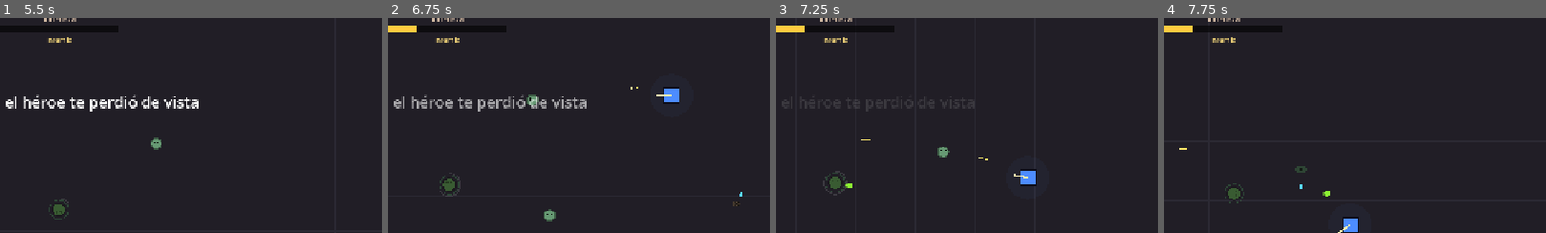
Above: before the commit, frames 1-4 (left to right).
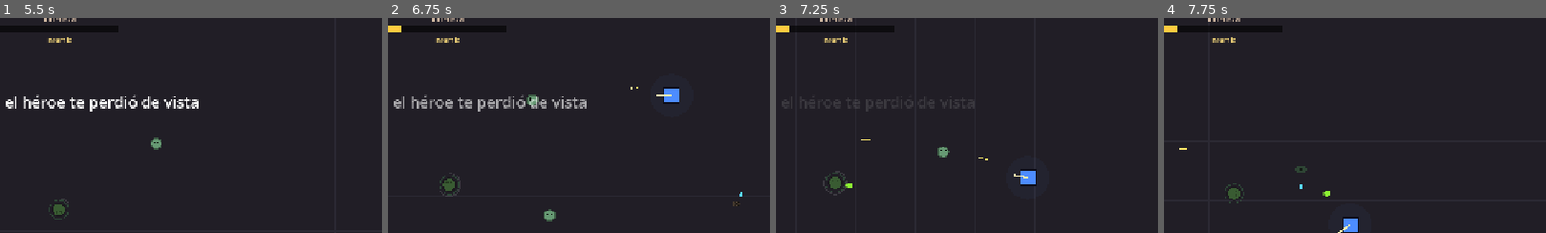
Above: after the commit, the same moments.

Repository: FedeOsorio/survive-the-hero
Game: Godot game, scene res://scenes/main.tscn
Same seed, same stepped clock (60 frames per second), same inputs: the game is played once before the commit and once after it.
Inputs (mouse positions are % of the whole screen's width and height, from its top left):
- Up to frame 1 (5.5 s): tap Enter at 0.5 s; move the mouse to (72, 45) at 0.52 s; hold D (move_right) 0.53-1.28 s; tap Space (dash) at 0.6 s; click (72, 45) at 0.67 s; move the mouse to (30, 55) at 1.27 s; hold S (move_down) 1.28-2.03 s; tap E (evolve) at 1.35 s; move the mouse to (60, 28) at 2.02 s; hold D (move_right) 2.03-2.78 s; tap 1 (pick_1) at 2.1 s; move the mouse to (45, 70) at 2.77 s; hold W (move_up) 2.78-3.53 s; tap 2 (pick_2) at 2.85 s; click (45, 70) at 2.92 s; move the mouse to (80, 65) at 3.52 s; hold A (move_left) 3.53-5.03 s; tap 3 (pick_3) at 3.6 s; move the mouse to (20, 35) at 4.27 s; tap Q (stealth) at 4.35 s; move the mouse to (55, 50) at 5.02 s; hold S (move_down) from 5.03 s (still down); tap Shift at 5.1 s; click (55, 50) at 5.17 s
- Up to frame 2 (6.75 s): move the mouse to (35, 25) at 5.77 s; release S (move_down) at 5.78 s; hold D (move_right) 5.78-6.53 s; tap L at 5.85 s; move the mouse to (72, 45) at 6.52 s; hold W (move_up) from 6.53 s (still down); tap Space (dash) at 6.6 s
- Up to frame 3 (7.25 s): keep holding W (move_up)
- Up to frame 4 (7.75 s): move the mouse to (30, 55) at 7.27 s; release W (move_up) at 7.28 s; hold D (move_right) from 7.28 s (still down); tap E (evolve) at 7.35 s; click (30, 55) at 7.42 s
The pictures show only the part of the screen within x 42-92%, y 9-59%; the shares and areas given below are measured in that part.

Frame 1 is identical in both runs. In frame 2, 0.1% of the frame differs, in the area x 3-8%, y 3-7%; in frame 3, 0.1%; in frame 4, 0.1%.

Commit message:
Infamia por civil vuelve a 6

Diff:
--- a/scripts/balance.gd
+++ b/scripts/balance.gd
@@ -353,7 +353,7 @@
 # Infamia: sube cuando el héroe no puede con vos. Al llenarse llega un Paladín.
 const INFAMY_NAME := "Infamia" # nombre visible de la barra (puede cambiar)
 const INFAMY_MAX := 100.0
-const INFAMY_PER_CIVILIAN := 12.0 # civiles que matás vos
+const INFAMY_PER_CIVILIAN := 6.0 # civiles que matás vos
 const INFAMY_PER_SECOND_DETECTED := 1.0
 const INFAMY_HERO_LOW := 15.0 # cada vez que el héroe baja del umbral de retirada
 const INFAMY_HERO_LOW_HP := 0.3
